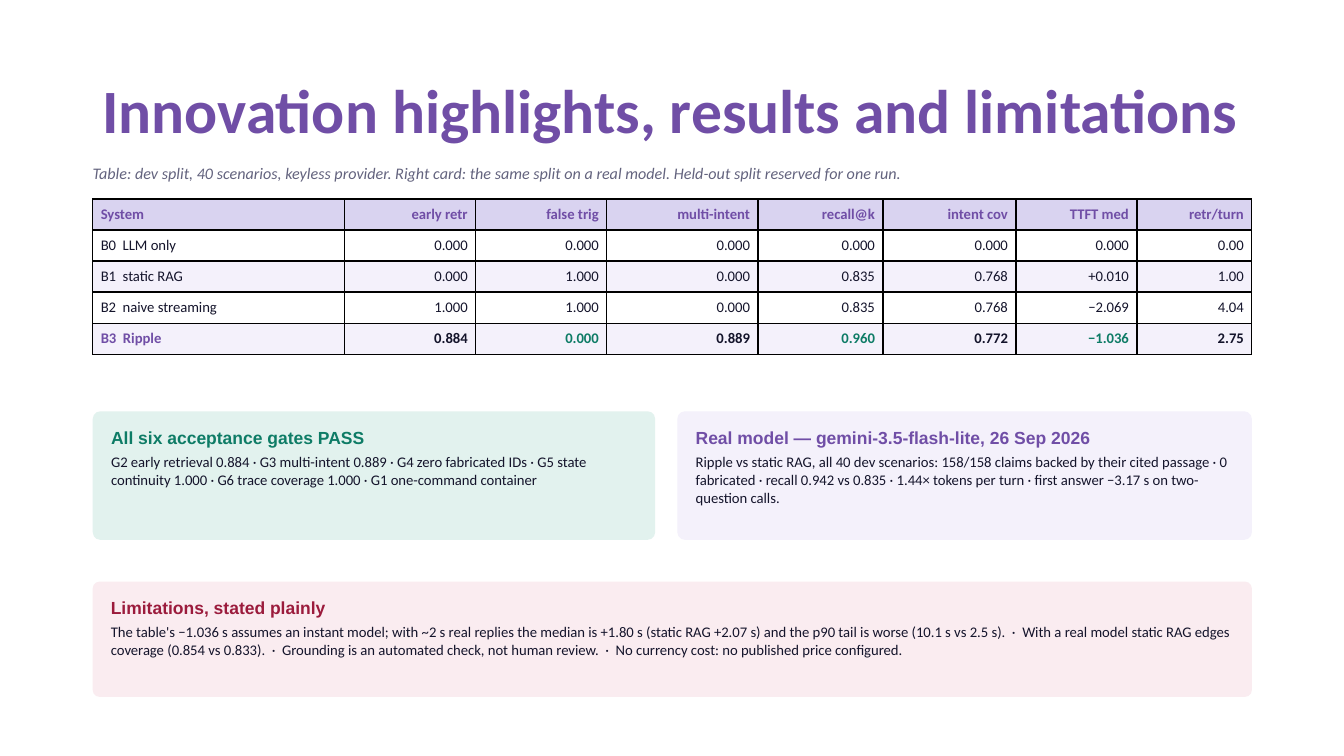
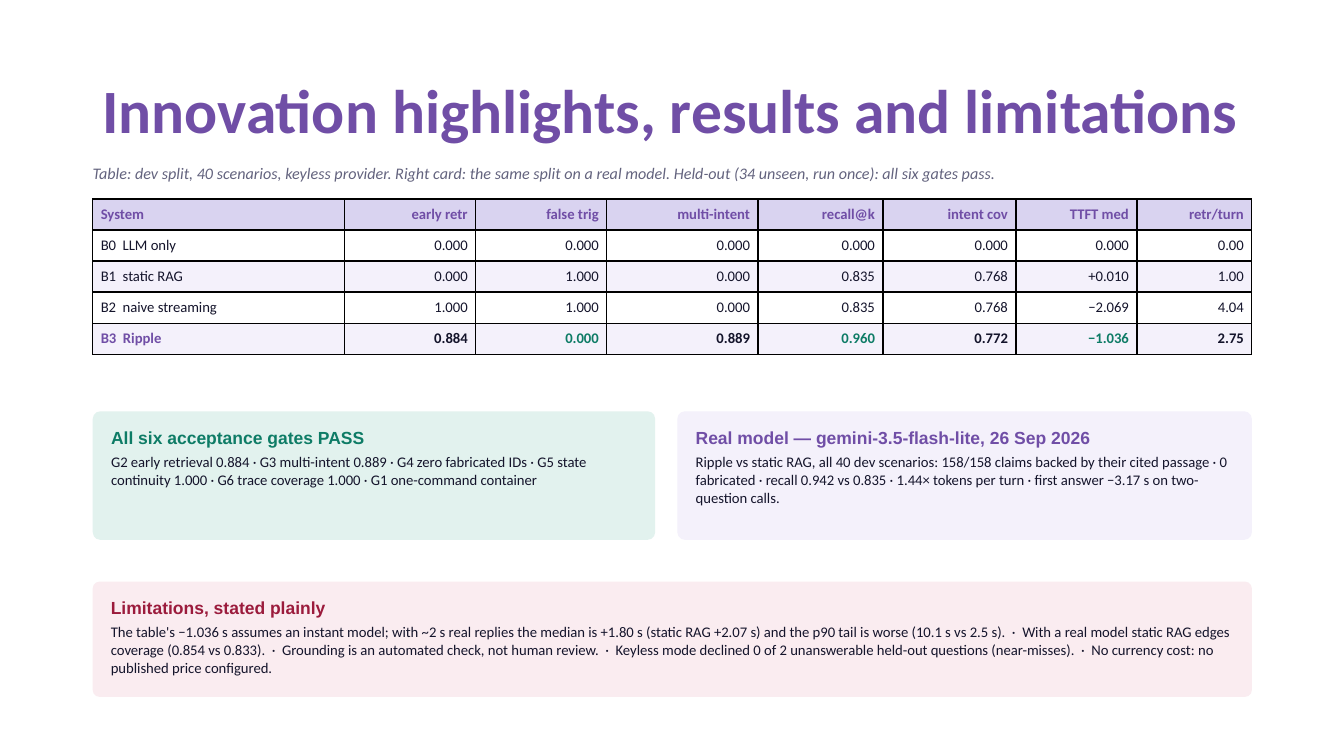
Before and after one commit to deathKiller10/ripple, a slide deck: slide 8 of VITVellore_Spark_Submission.pptx. Drawn at 1344x756 pixels with LibreOffice and Linux fonts; fonts in the diff are those of the drawing. Boxes give left, top, right and bottom in pixels: in the first picture for what was removed or moved away, otherwise in the second. Text is boxed around its words. In the diff, an @@ line names an element or a change of style, - is before the commit and + after.

```diff
--- a/VITVellore_Spark_Submission.pptx
+++ b/VITVellore_Spark_Submission.pptx
@@ text at [93, 167, 995, 182]: text changed @@
-Table: dev split, 40 scenarios, keyless provider. Right card: the same split on a real model. Held-out split reserved for one run.
+Table: dev split, 40 scenarios, keyless provider. Right card: the same split on a real model. Held-out (34 unseen, run once): all six gates pass.
@@ text in rounded rectangle at [111, 626, 1230, 676]: text changed @@
-The table's −1.036 s assumes an instant model; with ~2 s real replies the median is +1.80 s (static RAG +2.07 s) and the p90 tail is worse (10.1 s vs 2.5 s). · With a real model static RAG edges coverage (0.854 vs 0.833). · Grounding is an automated check, not human review. · No currency cost: no published price configured.
+The table's −1.036 s assumes an instant model; with ~2 s real replies the median is +1.80 s (static RAG +2.07 s) and the p90 tail is worse (10.1 s vs 2.5 s). · With a real model static RAG edges coverage (0.854 vs 0.833). · Grounding is an automated check, not human review. · Keyless mode declined 0 of 2 unanswerable held-out questions (near-misses). · No currency cost: no published price configured.
```
Also in this commit, not shown: 1 other slide changed, 39 other files.
